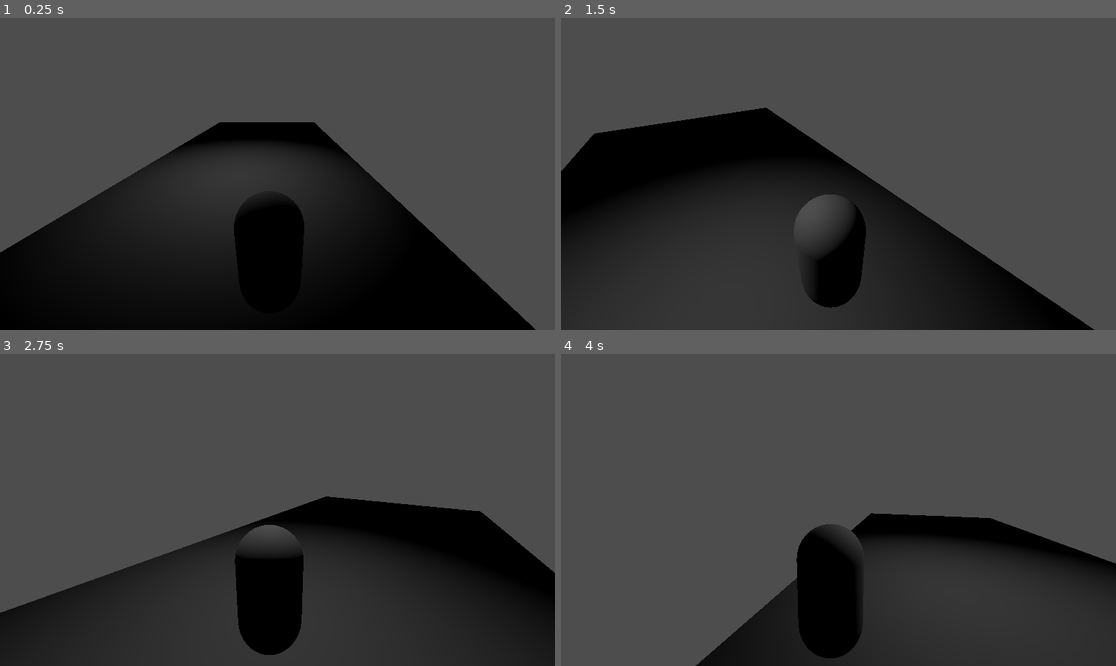
Above: before the commit, frames 1-4 (two rows, left to right).
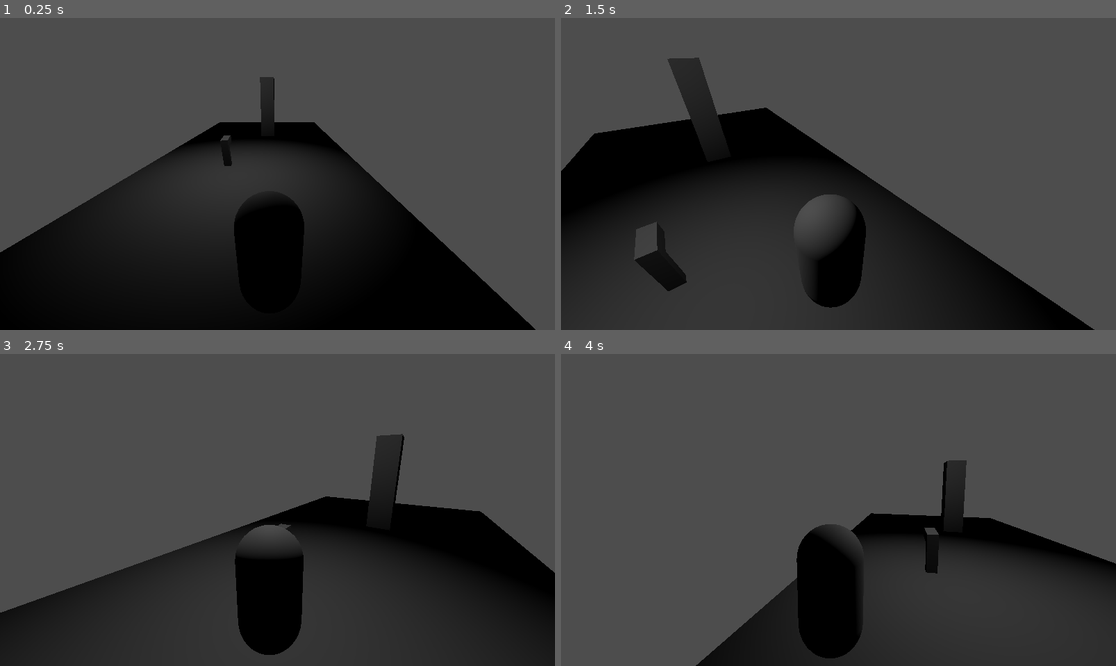
Above: after the commit, the same moments.

Repository: BossIion/3rd-person-game
Game: Godot game, scene res://scenes/Open_World.tscn
The game is run twice, just before and just after one commit, with the same random seed, the same clock (stepped at 60 frames per second) and the same inputs.
Inputs (mouse positions are in pixels of both pictures, inside the frame that each line leads up to):
- Up to frame 1 (0.25 s): no input
- Up to frame 2 (1.5 s): tap Enter at 0.5 s; move the mouse to (810, 236) at 0.52 s; hold W (ui_up) from 0.53 s (still down); tap Shift (shift) at 0.6 s; tap Space (ui_accept) at 0.77 s; click (810, 236) at 0.8 s; move the mouse to (1005, 220) at 1.27 s; click (1005, 220) at 1.35 s
- Up to frame 3 (2.75 s): tap Space (ui_accept) at 1.52 s; tap Shift (shift) at 1.55 s; move the mouse to (111, 463) at 2.02 s; release W (ui_up) at 2.03 s; hold A (ui_left) from 2.03 s (still down); tap Middle mouse button (mouse_middle) at 2.1 s; click (111, 463) at 2.3 s
- Up to frame 4 (4 s): move the mouse to (844, 510) at 2.77 s; tap 9 (release_mouse) at 2.85 s; tap Space (ui_accept) at 3.02, 3.77 s; tap Shift (shift) at 3.05, 3.6 s; move the mouse to (755, 432) at 3.52 s; release A (ui_left) at 3.53 s; hold S (ui_down) from 3.53 s (still down); click (755, 432) at 3.8 s

The runs differ from the first frame. In frame 1, 0.4% of the frame differs, in the area x 39-50%, y 18-48%; in frame 2, 2.1%, in the area x 13-29%, y 12-88%; in frame 3, 1.1%; in frame 4, 0.9%.

Commit message:
Tree fall

Diff:
--- a/project.godot
+++ b/project.godot
@@ -68,6 +68,11 @@
 "events": [Object(InputEventKey,"resource_local_to_scene":false,"resource_name":"","device":-1,"window_id":0,"alt_press …(195 unchanged characters)…
 ]
 }
+click={
+"deadzone": 0.2,
+"events": [Object(InputEventMouseButton,"resource_local_to_scene":false,"resource_name":"","device":-1,"window_id":0,"alt_pressed":false,"shift_pressed":false,"ctrl_pressed":false,"meta_pressed":false,"button_mask":1,"position":Vector2(226, 30),"global_position":Vector2(240, 103),"factor":1.0,"button_index":1,"canceled":false,"pressed":true,"double_click":false,"script":null)
+]
+}
 
 [rendering]
 
--- a/scenes/Open_World.tscn
+++ b/scenes/Open_World.tscn
@@ -1,7 +1,44 @@
-[gd_scene load_steps=3 format=3 uid="uid://bpmqngcywil86"]
+[gd_scene load_steps=7 format=3 uid="uid://bpmqngcywil86"]
 
 [ext_resource type="PackedScene" uid="uid://bb18bilw8dg65" path="res://scenes/player.tscn" id="1_51tu1"]
 [ext_resource type="PackedScene" uid="uid://b7ijv2qhwgs7g" path="res://scenes/axe.tscn" id="2_a0j0i"]
+[ext_resource type="PackedScene" uid="uid://yqq5voq4gtk2" path="res://scenes/tree.tscn" id="3_3ce5c"]
+
+[sub_resource type="Animation" id="Animation_a0j0i"]
+resource_name = "Axe_SWING"
+tracks/0/type = "value"
+tracks/0/imported = false
+tracks/0/enabled = true
+tracks/0/path = NodePath(".:rotation")
+tracks/0/interp = 1
+tracks/0/loop_wrap = true
+tracks/0/keys = {
+"times": PackedFloat32Array(0, 0.49, 1),
+"transitions": PackedFloat32Array(1, 1, 1),
+"update": 0,
+"values": [Vector3(-0.0801559, -3.1178, 1.54135), Vector3(0.404205, -3.1158, 1.5534), Vector3(-0.074398, -3.11781, 1.54149)]
+}
+
+[sub_resource type="Animation" id="Animation_3ce5c"]
+length = 0.001
+tracks/0/type = "value"
+tracks/0/imported = false
+tracks/0/enabled = true
+tracks/0/path = NodePath(".:rotation")
+tracks/0/interp = 1
+tracks/0/loop_wrap = true
+tracks/0/keys = {
+"times": PackedFloat32Array(0),
+"transitions": PackedFloat32Array(1),
+"update": 0,
+"values": [Vector3(-0.0801559, -3.1178, 1.54135)]
+}
+
+[sub_resource type="AnimationLibrary" id="AnimationLibrary_ke7nh"]
+_data = {
+&"Axe_SWING": SubResource("Animation_a0j0i"),
+&"RESET": SubResource("Animation_3ce5c")
+}
 
 [node name="World" type="Node3D"]
 
@@ -18,4 +55,12 @@
 transform = Transform3D(1, 0, 0, 0, 1, 0, 0, 0, 1, 1.79132, -0.469632, 1.1526)
 
 [node name="Axe" parent="." instance=ExtResource("2_a0j0i")]
-transform = Transform3D(1, 0, 0, 0, 1, 0, 0, 0, 1, -0.378413, -0.546787, -4.39597)
+transform = Transform3D(-0.0275297, 0.99934, -0.023714, 0.996357, 0.0293475, 0.0800701, 0.0807132, -0.0214233, -0.996507, -0.378413, -0.89865, -6.211)
+
+[node name="AnimationPlayer2" type="AnimationPlayer" parent="Axe"]
+libraries = {
+&"": SubResource("AnimationLibrary_ke7nh")
+}
+
+[node name="Tree" parent="." instance=ExtResource("3_3ce5c")]
+transform = Transform3D(1, 0, 0, 0, 1, 0, 0, 0, 1, 1.18664, -1.83997, -12.7915)
--- a/scenes/axe.tscn
+++ b/scenes/axe.tscn
@@ -2,18 +2,25 @@
 
 [ext_resource type="Script" uid="uid://cj34ondjfl3fd" path="res://scripts/axe.gd" id="1_odgf8"]
 
-[sub_resource type="BoxShape3D" id="BoxShape3D_odgf8"]
-size = Vector3(0.188477, 0.952579, 0.660889)
+[sub_resource type="BoxShape3D" id="BoxShape3D_8d8fu"]
+size = Vector3(0.914795, 0.364258, 0.401367)
 
-[node name="Axe" type="Area3D"]
-transform = Transform3D(0.4, 0, 0, 0, 0.2, 0, 0, 0, 0.6, 0, 0, 0)
-visible = false
+[node name="Area3D" type="Area3D"]
+collision_layer = 3
+collision_mask = 3
 script = ExtResource("1_odgf8")
 
 [node name="CollisionShape3D" type="CollisionShape3D" parent="."]
-transform = Transform3D(1, 0, 0, 0, 1, 0, 0, 0, 1, -0.0176392, -0.446562, 0.367371)
-shape = SubResource("BoxShape3D_odgf8")
+transform = Transform3D(1, 0, 0, 0, 1, 0, 0, 0, 1, -0.0853271, -0.317871, 0.299316)
+shape = SubResource("BoxShape3D_8d8fu")
 
-[node name="CSGBox3D" type="CSGBox3D" parent="CollisionShape3D"]
-transform = Transform3D(1, 0, 0, 0, 1, 0, 0, 0, 1, 0, 0.0258636, -0.0439759)
-size = Vector3(0.223755, 0.894623, 0.692322)
+[node name="Node3D" type="Node3D" parent="CollisionShape3D"]
+transform = Transform3D(1, 0, 0, 0, 1, 0, 0, 0, 1, -0.502419, 0, 0)
+
+[node name="CSGBox3D" type="CSGBox3D" parent="CollisionShape3D/Node3D"]
+transform = Transform3D(0.362973, 0, 0, 0, 0.362973, 0, 0, 0, 0.362973, 0.532061, 0, -0.0622309)
+size = Vector3(2.79749, 1, 0.657104)
+
+[node name="CSGBox3D2" type="CSGBox3D" parent="CollisionShape3D/Node3D"]
+transform = Transform3D(0.362973, 0, 0, 0, 0.362973, 0, 0, 0, 0.362973, 1.2201, 0, 0.256544)
+size = Vector3(1, 1, 2.41357)
--- /dev/null
+++ b/scenes/csg_mesh_3d.gd
@@ -0,0 +1 @@
+extends CSGMesh3D
--- a/scenes/player.tscn
+++ b/scenes/player.tscn
@@ -20,3 +20,6 @@
 
 [node name="Camera3D" type="Camera3D" parent="Node3D"]
 transform = Transform3D(1, 0, 0, 0, 0.921185, 0.389124, 0, -0.389124, 0.921185, 0.118451, 2.32606, 2.40382)
+
+[node name="ItemHolder" type="Node3D" parent="."]
+transform = Transform3D(1, 0, 0, 0, 1, 0, 0, 0, 1, 0.284774, 0, -0.501852)
--- a/scenes/tree.tscn
+++ b/scenes/tree.tscn
@@ -1,9 +1,11 @@
-[gd_scene load_steps=5 format=3 uid="uid://yqq5voq4gtk2"]
+[gd_scene load_steps=6 format=3 uid="uid://yqq5voq4gtk2"]
 
-[sub_resource type="BoxShape3D" id="BoxShape3D_ict6q"]
+[ext_resource type="Script" uid="uid://xbi6ydfumny0" path="res://scripts/tree.gd" id="1_avsvi"]
+
+[sub_resource type="BoxShape3D" id="BoxShape3D_avsvi"]
 size = Vector3(1, 3.19189, 1)
 
-[sub_resource type="Animation" id="Animation_ict6q"]
+[sub_resource type="Animation" id="Animation_avsvi"]
 resource_name = "Tree_Fall"
 tracks/0/type = "value"
 tracks/0/imported = false
@@ -15,10 +17,10 @@
 "times": PackedFloat32Array(0, 1),
 "transitions": PackedFloat32Array(1, 1),
 "update": 0,
-"values": [Vector3(1.11759e-08, 0, 0), Vector3(-1.67257, 0, 0)]
+"values": [Vector3(0, 0, 0), Vector3(0, 1.69297, 0)]
 }
 
-[sub_resource type="Animation" id="Animation_avsvi"]
+[sub_resource type="Animation" id="Animation_vplca"]
 length = 0.001
 tracks/0/type = "value"
 tracks/0/imported = false
@@ -30,36 +32,38 @@
 "times": PackedFloat32Array(0),
 "transitions": PackedFloat32Array(1),
 "update": 0,
-"values": [Vector3(1.11759e-08, 0, 0)]
+"values": [Vector3(0, 0, 0)]
 }
 
-[sub_resource type="AnimationLibrary" id="AnimationLibrary_vplca"]
+[sub_resource type="AnimationLibrary" id="AnimationLibrary_viusy"]
 _data = {
-&"RESET": SubResource("Animation_avsvi"),
-&"Tree_Fall": SubResource("Animation_ict6q")
+&"RESET": SubResource("Animation_vplca"),
+&"Tree_Fall": SubResource("Animation_avsvi")
 }
 
-[node name="Tree" type="Node3D"]
+[node name="Area3D" type="Area3D"]
+collision_layer = 2
+collision_mask = 2
+script = ExtResource("1_avsvi")
 
-[node name="Area3D" type="Area3D" parent="."]
-transform = Transform3D(1, 0, 0, 0, 1, 0, 0, 0, 1, 0, -0.756664, 0)
+[node name="CollisionShape3D" type="CollisionShape3D" parent="."]
+transform = Transform3D(1, 0, 0, 0, -0.050558, 0.998721, 0, -0.998721, -0.050558, -0.0263672, 2.18848, 0)
+shape = SubResource("BoxShape3D_avsvi")
 
-[node name="CollisionShape3D" type="CollisionShape3D" parent="Area3D"]
-transform = Transform3D(1, 0, 0, 0, -0.050558, 0.998721, 0, -0.998721, -0.050558, -0.0263672, 2.18848, 0)
-shape = SubResource("BoxShape3D_ict6q")
+[node name="STump" type="CSGBox3D" parent="CollisionShape3D"]
+transform = Transform3D(1, 0, 0, 0, 1, -3.72529e-09, 0, 3.72529e-09, 1, 0, -0.0864358, -1.02519)
+use_collision = true
 
-[node name="STump" type="CSGBox3D" parent="Area3D/CollisionShape3D"]
-transform = Transform3D(1, 0, 0, 0, 1, -3.72529e-09, 0, 3.72529e-09, 1, 0, -0.0864358, -1.02519)
+[node name="Node3D" type="Node3D" parent="CollisionShape3D"]
+transform = Transform3D(1.03791, 0, 0, 0, 1.00778, 0, 0, 0, 1.00039, -0.0375906, -0.223023, -0.662801)
 
-[node name="Node3D" type="Node3D" parent="Area3D/CollisionShape3D"]
-transform = Transform3D(1, 0, 0, 0, 1, -1.11759e-08, 0, 1.11759e-08, 1, 0, -0.198199, -0.661544)
-
-[node name="Tree" type="CSGBox3D" parent="Area3D/CollisionShape3D/Node3D"]
+[node name="Tree" type="CSGBox3D" parent="CollisionShape3D/Node3D"]
 transform = Transform3D(1, 0, 0, 0, -5.21541e-08, -1, 0, 1, -5.21541e-08, 0.0397319, 0.131068, 1.67038)
+use_collision = true
 size = Vector3(0.947266, 3.18506, 1)
 
 [node name="AnimationPlayer" type="AnimationPlayer" parent="."]
-root_node = NodePath("../Area3D/CollisionShape3D/Node3D")
+root_node = NodePath("../CollisionShape3D/Node3D")
 libraries = {
-&"": SubResource("AnimationLibrary_vplca")
+&"": SubResource("AnimationLibrary_viusy")
 }
--- a/scripts/axe.gd
+++ b/scripts/axe.gd
@@ -3,32 +3,39 @@
 # Variable to hold the player's position relative to the key
 var player: Node3D = null
 var offset: Vector3 = Vector3(0, 0.5, -1)  # Adjust the offset as necessary
-
+var is_picked_up = false
 # Called when the node enters the scene tree for the first time
 func _ready():
 	body_entered.connect(_on_body_entered)
-	print("ready")
 # Called when a body enters the area
 func _on_body_entered(body):
-	print("body entered")
 	if body.name == "Player":  # Check if the body is the player
-		print("Body detected")
-		call_deferred("_pickup_axe", body)  # Call deferred function to pickup the key
+		call_deferred("pickup_item", body)  # Call deferred function to pickup the key
 
 
 
-func _pickup_axe(body):
-	if not body:
+func pickup_item(player):
+	if not player:
 		return
-	player = body
-	set_as_top_level(true)
-	get_parent().remove_child(self)
-	body.add_child(self)
-	if body.has_method("pickup_axe"):
-		body.pickup_axe()
 
+	# Check if the player has a node to hold the item
+	if player.has_node("ItemHolder"):
+		var item_holder = player.get_node("ItemHolder")
+		self.reparent(item_holder)
 
+		# Reset the position relative to the new parent
+		self.position = Vector3.ZERO
+		is_picked_up = true
+		# If the player has a pickup method, call it
+	else:
+		pass
+
+func swing_axe():
+	if Input.is_action_just_pressed("click"):
+		$AnimationPlayer2.play("Axe_SWING")
 func _process(_delta):
+	if is_picked_up == true:
+		swing_axe()
 	if player:
 		# Continuously update the key's position relative to the player
 		var target_position = player.global_transform.origin + player.global_transform.basis * offset
--- a/scripts/character_body_3d.gd
+++ b/scripts/character_body_3d.gd
@@ -65,6 +65,14 @@
 		SPEED = SPRINT_SPEED
 	if Input.is_action_just_released("shift"):
 		SPEED = WALK_SPEED
+
+func _on_item_collected(item_node):
+	var item_holder = get_node("ItemHolder")
+	item_node.reparent(item_holder)
+
+
+
+
 func _input(event: InputEvent) -> void:
 	# Call mouse movement handler
 	#check_for_shooting()
--- /dev/null
+++ b/scripts/tree.gd
@@ -0,0 +1,28 @@
+extends Area3D
+
+# A variable to hold a reference to the axe node when it's detected
+var axe_in_range = false
+
+func _ready():
+	area_entered.connect(_on_area_entered)
+
+func _on_area_entered(node):
+	# This signal is only called when a body enters the area.
+	print("area entered")
+	if node.name == "Axe":
+		print("Axe detected")
+		axe_in_range = true
+
+func _on_area_exited(node):
+	# It's good practice to also handle when a body exits the area.
+	if node.name == "Axe":
+		print("Axe exited")
+		axe_in_range = false
+
+func _process(_delta):
+	# Check for input every frame, but only if the axe is in range.
+	if axe_in_range:
+		if Input.is_action_just_pressed("click"):
+			print("clicked")
+			# Assuming the AnimationPlayer is a child of the current node
+			$AnimationPlayer.play("Tree_Fall")
Not shown, added: desktop.ini
Not shown, added: scenes/csg_mesh_3d.gd.uid
Not shown, added: scripts/tree.gd.uid
